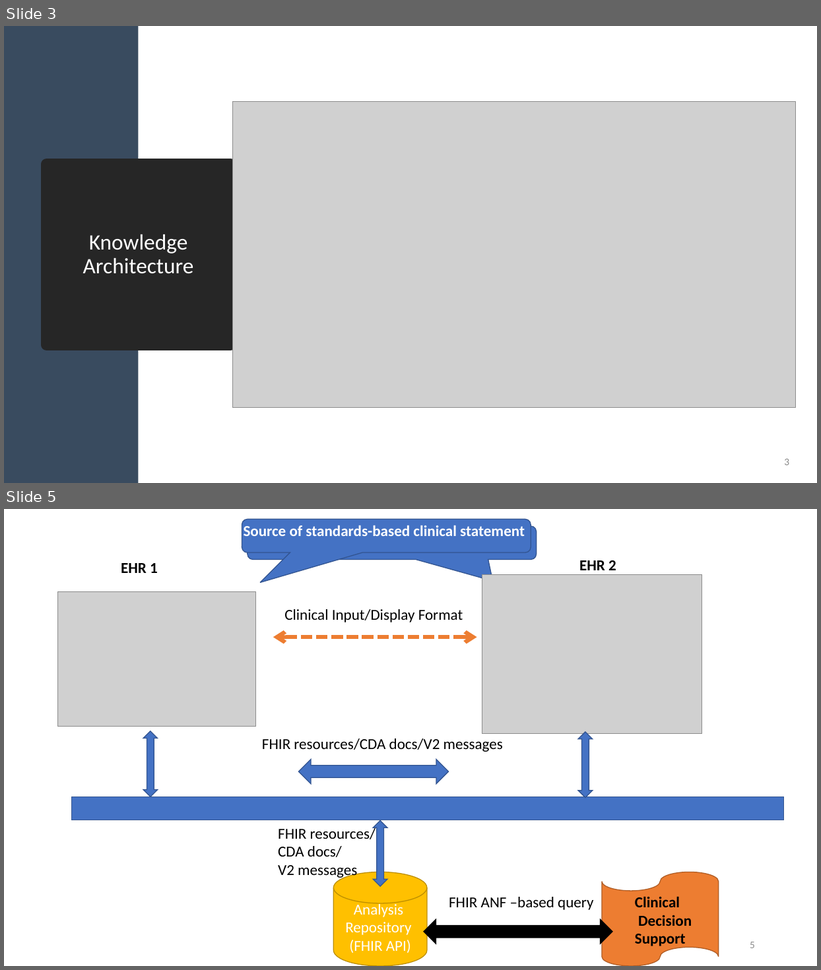
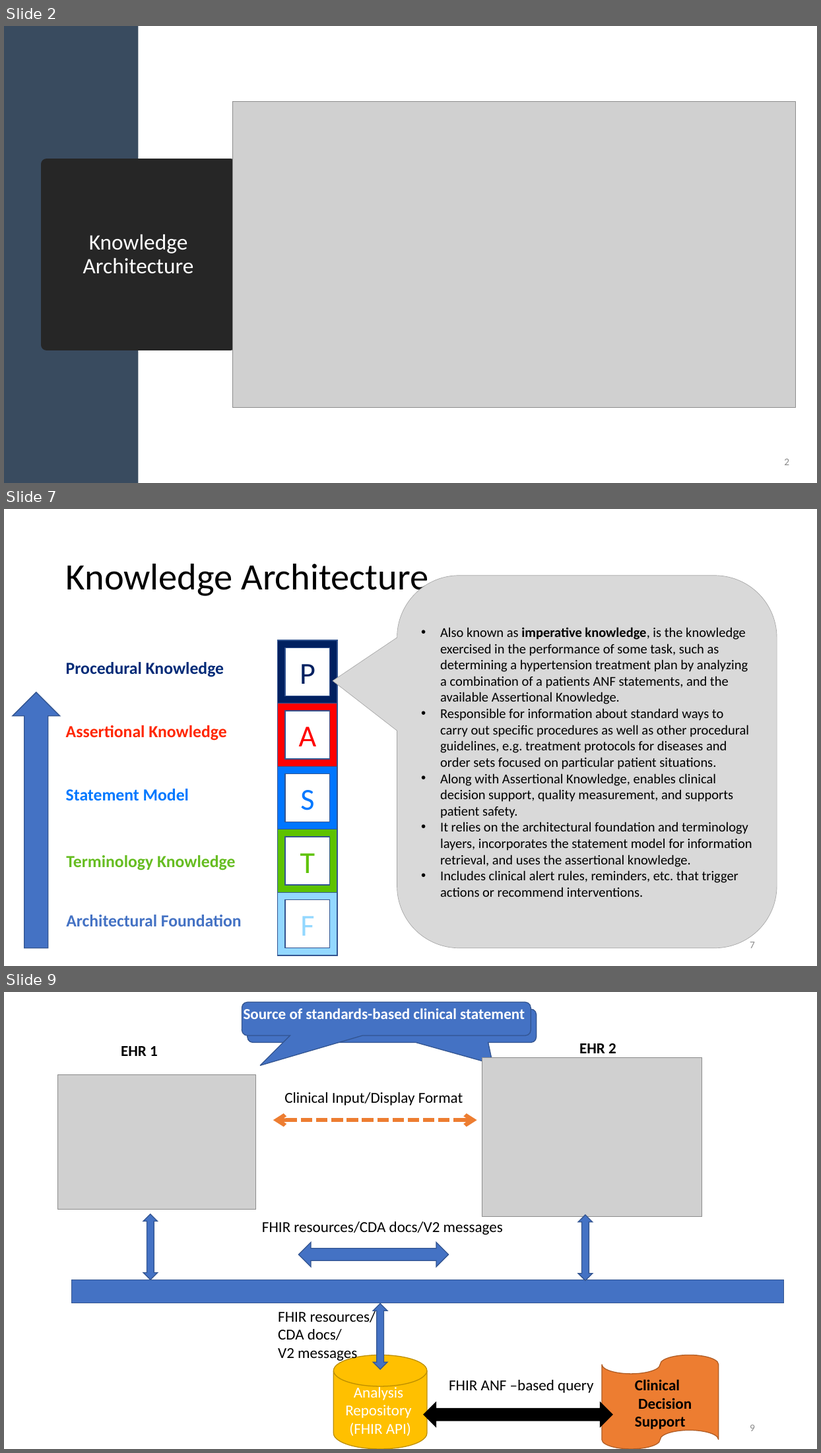
Before and after one commit to HL7/ANF, a slide deck: src/main/uml/doc/ANF Reference Model.pptx. Shown one above the other, each under a label of ours: slides 3 and 5 before the commit, slides 2, 7 and 9 after it; the slides between them are not shown. The pictures are 821x970 and 821x1453 pixels, drawn with LibreOffice and Linux fonts; fonts in the diff are those of the drawing; grey boxes stand for pictures. Boxes give left, top, right and bottom in pixels: in the first picture for what was removed or moved away, otherwise in the second. Text is boxed around its words. In the diff, an @@ line names an element or a change of style, - is before the commit and + after.

Commit message:
Updated foundational model

```diff
--- a/src/main/uml/doc/ANF Reference Model.pptx
+++ b/src/main/uml/doc/ANF Reference Model.pptx
@@ slide 7 added at [4, 509, 817, 966], background #FFFFFF @@
@@ title added at [66, 563, 429, 598], 44 pt, text #000000 @@
+Knowledge Architecture
@@ rounded speech box added at [397, 576, 778, 948], fill #D9D9D9, outline #A5A5A5 0.5 pt, 16 pt, text #000000 @@
+• Also known as imperative knowledge, is the knowledge exercised in the performance of some task, such as determining a hypertension treatment plan by analyzing a combination of a patients ANF statements, and the available Assertional Knowledge.
+• Responsible for information about standard ways to carry out specific procedures as well as other procedural guidelines, e.g. treatment protocols for diseases and order sets focused on particular patient situations.
+• Along with Assertional Knowledge, enables clinical decision support, quality measurement, and supports patient safety.
+• It relies on the architectural foundation and terminology layers, incorporates the statement model for information retrieval, and uses the assertional knowledge.
+• Includes clinical alert rules, reminders, etc. that trigger actions or recommend interventions.
@@ group added at [66, 641, 338, 956]: 5 frames, 5 texts @@
+P
+A
+S
+T
+F
+Terminology Knowledge
+Architectural Foundation
+Statement Model
+Assertional Knowledge
+Procedural Knowledge
@@ up arrow added at [13, 692, 60, 949], fill #4472C4, outline #325491 1 pt @@
@@ page number added at [750, 942, 755, 949], 12 pt, text #8C8C8C @@
+7
@@ what was slide 3 is now slide 2 @@
@@ page number at [784, 459, 789, 466]: text changed @@
-3
+2
@@ what was slide 5 is now slide 9 @@
@@ page number at [750, 1425, 755, 1432]: text changed @@
-5
+9
```
Also in this commit, not shown: 6 other slides added, 8 slides removed, 1 other file.
